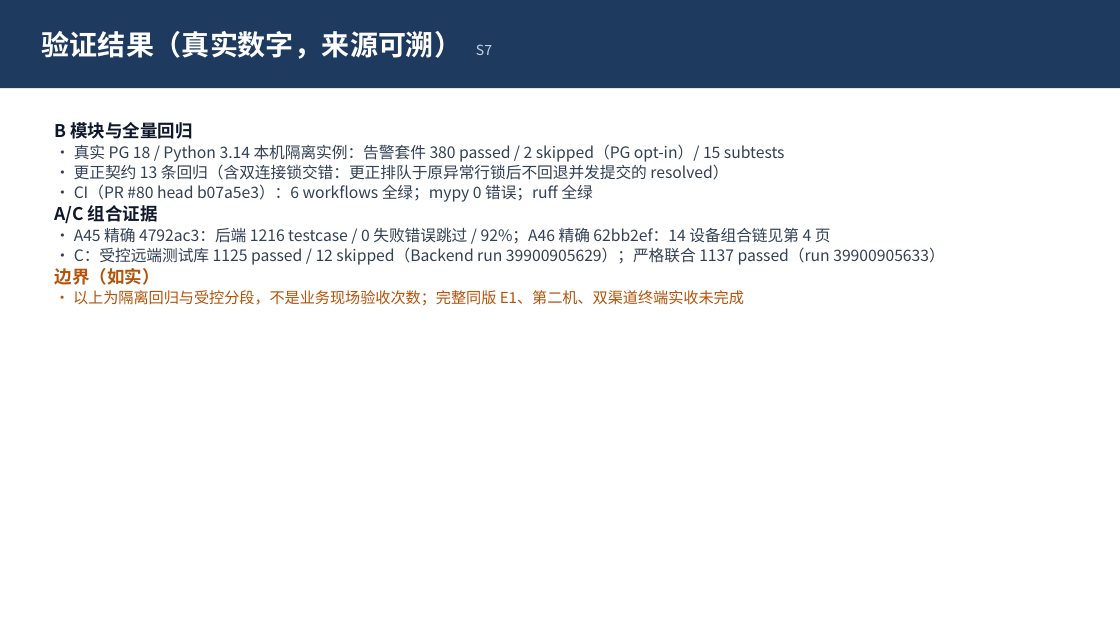
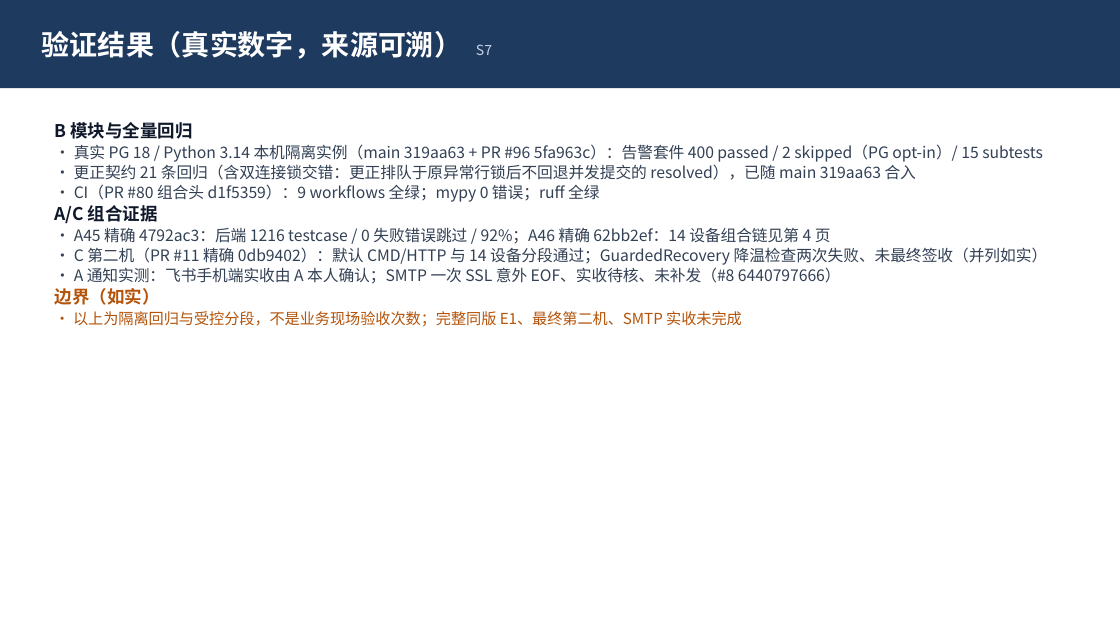
Before and after one commit to Cynthia060913/freshlink-zhikong-public, a slide deck: slide 7 of docs/submission/claude-b-materials/M04-PRESENTATION-DRAFT.pptx. Drawn at 1120x630 pixels with LibreOffice and Linux fonts; fonts in the diff are those of the drawing. Boxes give left, top, right and bottom in pixels: in the first picture for what was removed or moved away, otherwise in the second. Text is boxed around its words. In the diff, an @@ line names an element or a change of style, - is before the commit and + after.

```diff
--- a/docs/submission/claude-b-materials/M04-PRESENTATION-DRAFT.pptx
+++ b/docs/submission/claude-b-materials/M04-PRESENTATION-DRAFT.pptx
@@ text at (x1=74, y1=144, x2=1043, y2=202): text changed @@
-• 真实 PG 18 / Python 3.14 本机隔离实例：告警套件 380 passed / 2 skipped（PG opt-in）/ 15 subtests
-• 更正契约 13 条回归（含双连接锁交错：更正排队于原异常行锁后不回退并发提交的 resolved）
-• CI（PR #80 head b07a5e3）：6 workflows 全绿；mypy 0 错误；ruff 全绿
+• 真实 PG 18 / Python 3.14 本机隔离实例（main 319aa63 + PR #96 5fa963c）：告警套件 400 passed / 2 skipped（PG opt-in）/ 15 subtests
+• 更正契约 21 条回归（含双连接锁交错：更正排队于原异常行锁后不回退并发提交的 resolved），已随 main 319aa63 合入
+• CI（PR #80 组合头 d1f5359）：9 workflows 全绿；mypy 0 错误；ruff 全绿
@@ text at (x1=74, y1=247, x2=1048, y2=284): text changed @@
-• C：受控远端测试库 1125 passed / 12 skipped（Backend run 39900905629）；严格联合 1137 passed（run 39900905633）
+• C 第二机（PR #11 精确 0db9402）：默认 CMD/HTTP 与 14 设备分段通过；GuardedRecovery 降温检查两次失败、未最终签收（并列如实）
+• A 通知实测：飞书手机端实收由 A 本人确认；SMTP 一次 SSL 意外 EOF、实收待核、未补发（#8 6440797666）
@@ text at (x1=73, y1=311, x2=742, y2=327): text changed @@
-• 以上为隔离回归与受控分段，不是业务现场验收次数；完整同版 E1、第二机、双渠道终端实收未完成
+• 以上为隔离回归与受控分段，不是业务现场验收次数；完整同版 E1、最终第二机、SMTP 实收未完成
```
Also in this commit, not shown: 3 other slides changed, 4 other files.
